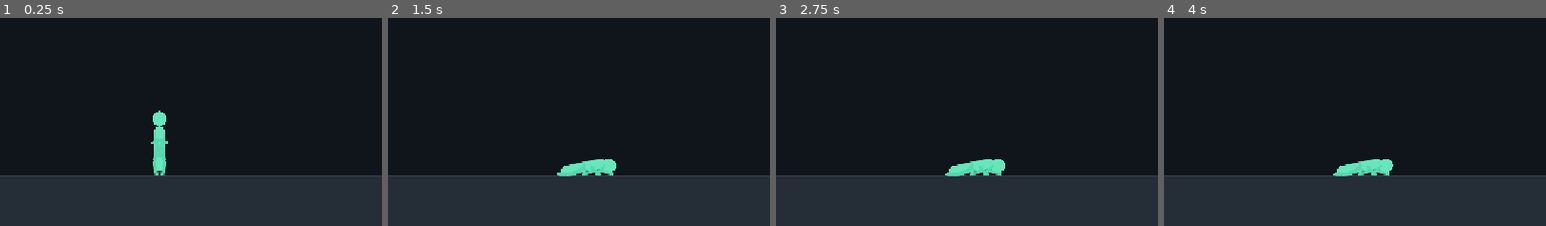
Above: before the commit, frames 1-4 (left to right).
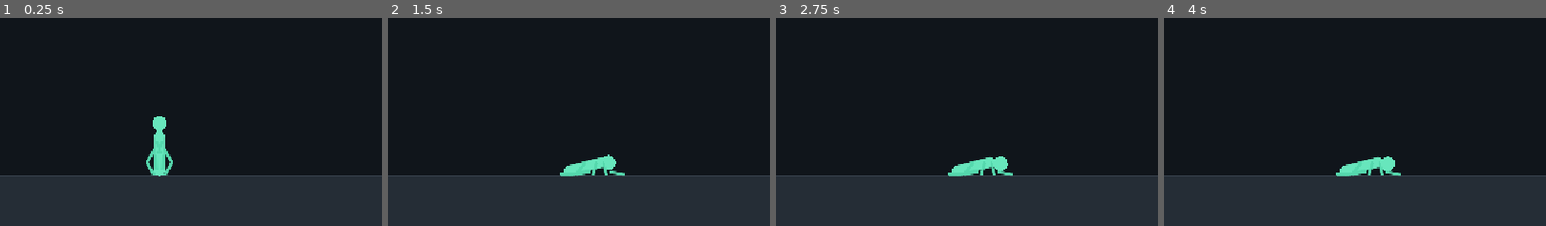
Above: after the commit, the same moments.

Repository: divanburke/ShadowSwap
Game: Godot game, scene res://main.tscn
Same seed, same stepped clock (60 frames per second), same inputs: the game is played once before the commit and once after it.
Inputs:
- Up to frame 1 (0.25 s): no input
- Up to frame 2 (1.5 s): hold D 0.53-1.28 s; hold J 0.53-1.28 s; hold A from 1.28 s (still down); tap J at 1.35 s
- Up to frame 3 (2.75 s): tap Enter at 2 s; release A at 2.03 s; hold D from 2.03 s (still down); hold J from 2.03 s (still down)
- Up to frame 4 (4 s): tap Space at 2.75 s; release D at 2.78 s; release J at 2.78 s; hold W 2.78-3.53 s; tap J at 2.85 s; tap Enter at 3.5 s; hold A from 3.53 s (still down); hold J from 3.53 s (still down)
The pictures show only the part of the screen within x 29-79%, y 50-100%; the shares and areas given below are measured in that part.

The runs differ from the first frame. In frame 1, 0.5% of the frame differs, in the area x 38-46%, y 44-77%; in frame 2, 0.4%; in frame 3, 0.4%; in frame 4, 0.4%.

Commit message:
Stabilize fighter into upright active-ragdoll stance

Diff:
--- a/scripts/fighter.gd
+++ b/scripts/fighter.gd
@@ -34,14 +34,14 @@
 const THIGH_LENGTH := BODY_HEIGHT * 0.34
 const SHIN_LENGTH := BODY_HEIGHT * 0.31
 
-const ARM_SPRING := 25.0
-const ARM_DAMPING := 6.0
-const LEG_SPRING := 32.0
-const LEG_DAMPING := 7.0
-const BODY_UPRIGHT_SPRING := 30.0
-const BODY_UPRIGHT_DAMPING := 6.0
-const HEAD_SPRING := 24.0
-const HEAD_DAMPING := 5.0
+const ARM_SPRING := 42.0
+const ARM_DAMPING := 8.0
+const LEG_SPRING := 75.0
+const LEG_DAMPING := 11.0
+const BODY_UPRIGHT_SPRING := 95.0
+const BODY_UPRIGHT_DAMPING := 12.0
+const HEAD_SPRING := 55.0
+const HEAD_DAMPING := 8.0
 
 const WALK_SPEED := 7.0
 const WALK_STRIDE := 17.0
@@ -119,14 +119,14 @@
 
 	upper_arm_l = make_capsule(
 		"UpperArmL",
-		shoulder + Vector2(-arm_upper_len * 0.30, arm_upper_len * 0.35),
+		shoulder + Vector2(-arm_upper_len * 0.18, arm_upper_len * 0.52),
 		ARM_THICKNESS * 0.5,
 		arm_upper_len,
 		0.65
 	)
 	lower_arm_l = make_capsule(
 		"LowerArmL",
-		shoulder + Vector2(-arm_upper_len * 0.72, arm_upper_len * 0.88),
+		shoulder + Vector2(-arm_upper_len * 0.52, arm_upper_len + arm_lower_len * 0.50),
 		ARM_THICKNESS * 0.5,
 		arm_lower_len,
 		0.55
@@ -134,14 +134,14 @@
 
 	upper_arm_r = make_capsule(
 		"UpperArmR",
-		shoulder + Vector2(arm_upper_len * 0.30, arm_upper_len * 0.35),
+		shoulder + Vector2(arm_upper_len * 0.18, arm_upper_len * 0.52),
 		ARM_THICKNESS * 0.5,
 		arm_upper_len,
 		0.65
 	)
 	lower_arm_r = make_capsule(
 		"LowerArmR",
-		shoulder + Vector2(arm_upper_len * 0.72, arm_upper_len * 0.88),
+		shoulder + Vector2(arm_upper_len * 0.52, arm_upper_len + arm_lower_len * 0.50),
 		ARM_THICKNESS * 0.5,
 		arm_lower_len,
 		0.55
@@ -149,14 +149,14 @@
 
 	upper_leg_l = make_capsule(
 		"UpperLegL",
-		hip + Vector2(-3.0, THIGH_LENGTH * 0.5),
+		hip + Vector2(-7.0, THIGH_LENGTH * 0.5),
 		LEG_THICKNESS * 0.5,
 		THIGH_LENGTH,
 		1.1
 	)
 	lower_leg_l = make_capsule(
 		"LowerLegL",
-		hip + Vector2(-4.0, THIGH_LENGTH + SHIN_LENGTH * 0.5),
+		hip + Vector2(-7.0, THIGH_LENGTH + SHIN_LENGTH * 0.5),
 		LEG_THICKNESS * 0.5,
 		SHIN_LENGTH,
 		0.95
@@ -164,29 +164,29 @@
 
 	upper_leg_r = make_capsule(
 		"UpperLegR",
-		hip + Vector2(3.0, THIGH_LENGTH * 0.5),
+		hip + Vector2(7.0, THIGH_LENGTH * 0.5),
 		LEG_THICKNESS * 0.5,
 		THIGH_LENGTH,
 		1.1
 	)
 	lower_leg_r = make_capsule(
 		"LowerLegR",
-		hip + Vector2(4.0, THIGH_LENGTH + SHIN_LENGTH * 0.5),
+		hip + Vector2(7.0, THIGH_LENGTH + SHIN_LENGTH * 0.5),
 		LEG_THICKNESS * 0.5,
 		SHIN_LENGTH,
 		0.95
 	)
 
 	# Start the limbs with the same loose pose used by the target springs.
-	upper_arm_l.rotation = -0.48
-	lower_arm_l.rotation = -0.08
-	upper_arm_r.rotation = 0.48
-	lower_arm_r.rotation = 0.08
-
-	upper_leg_l.rotation = -0.03
-	lower_leg_l.rotation = 0.03
-	upper_leg_r.rotation = 0.03
-	lower_leg_r.rotation = -0.03
+	upper_arm_l.rotation = -0.10
+	lower_arm_l.rotation = -0.04
+	upper_arm_r.rotation = 0.10
+	lower_arm_r.rotation = 0.04
+
+	upper_leg_l.rotation = -0.04
+	lower_leg_l.rotation = 0.02
+	upper_leg_r.rotation = 0.04
+	lower_leg_r.rotation = -0.02
 
 	ragdoll_parts = [
 		torso,
